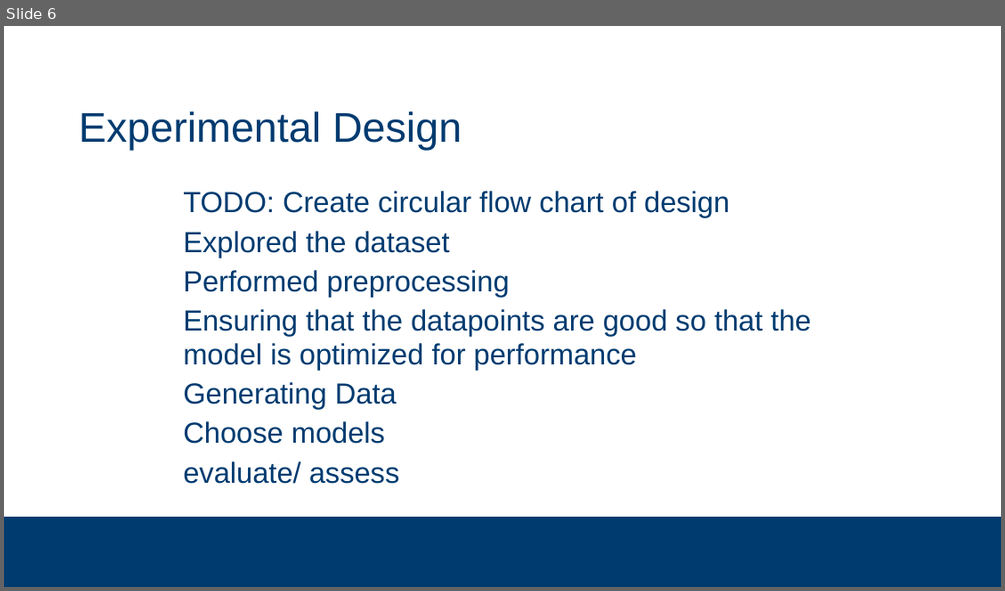
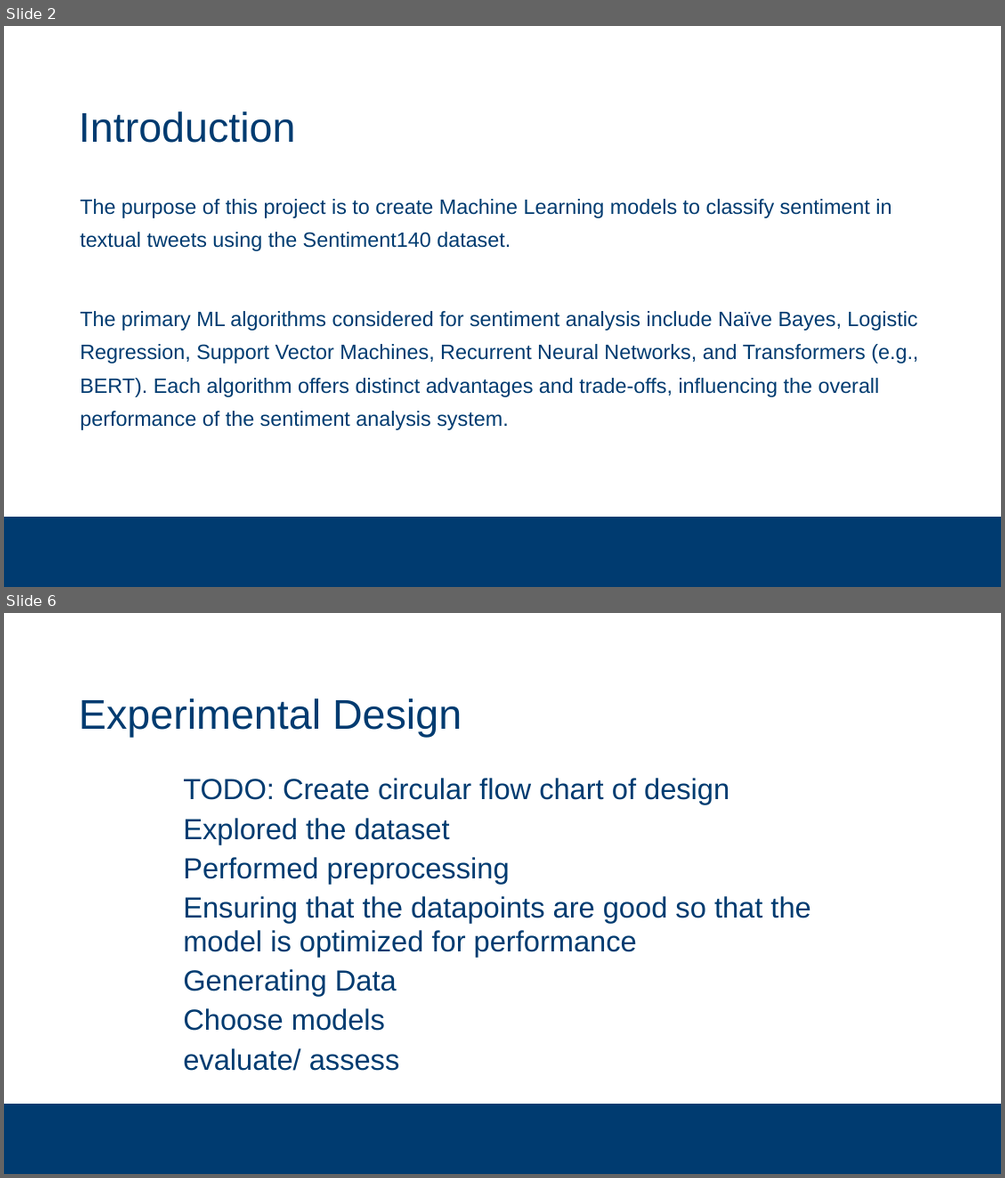
Before and after one commit to subsystem3/project, a slide deck: Final-Project-Team-2.pptx. Shown one above the other, each under a label of ours: slide 6 before the commit, slides 2 and 6 after it; the slides between them are not shown. The pictures are 1005x591 and 1005x1178 pixels, drawn with LibreOffice and Linux fonts; fonts in the diff are those of the drawing; background and template pictures are left out. Boxes give left, top, right and bottom in pixels: in the first picture for what was removed or moved away, otherwise in the second. Text is boxed around its words. In the diff, an @@ line names an element or a change of style, - is before the commit and + after.

```diff
--- a/Final-Project-Team-2.pptx
+++ b/Final-Project-Team-2.pptx
@@ slide 2 added at (4,26,1001,587), background #FFFFFF; not listed: 1 template element that a slide beside it also shows @@
@@ title added at (79,111,296,143), 40 pt, text #003B70 @@
+Introduction
@@ text added at (80,199,918,430), 20 pt, text #003B70 @@
+  The purpose of this project is to create Machine Learning models to classify sentiment in textual tweets using the Sentiment140 dataset.
+  The primary ML algorithms considered for sentiment analysis include Naïve Bayes, Logistic Regression, Support Vector Machines, Recurrent Neural Networks, and Transformers (e.g., BERT). Each algorithm offers distinct advantages and trade-offs, influencing the overall performance of the sentiment analysis system.
```
Also in this commit, not shown: 8 slides changed, 1 slide removed.
